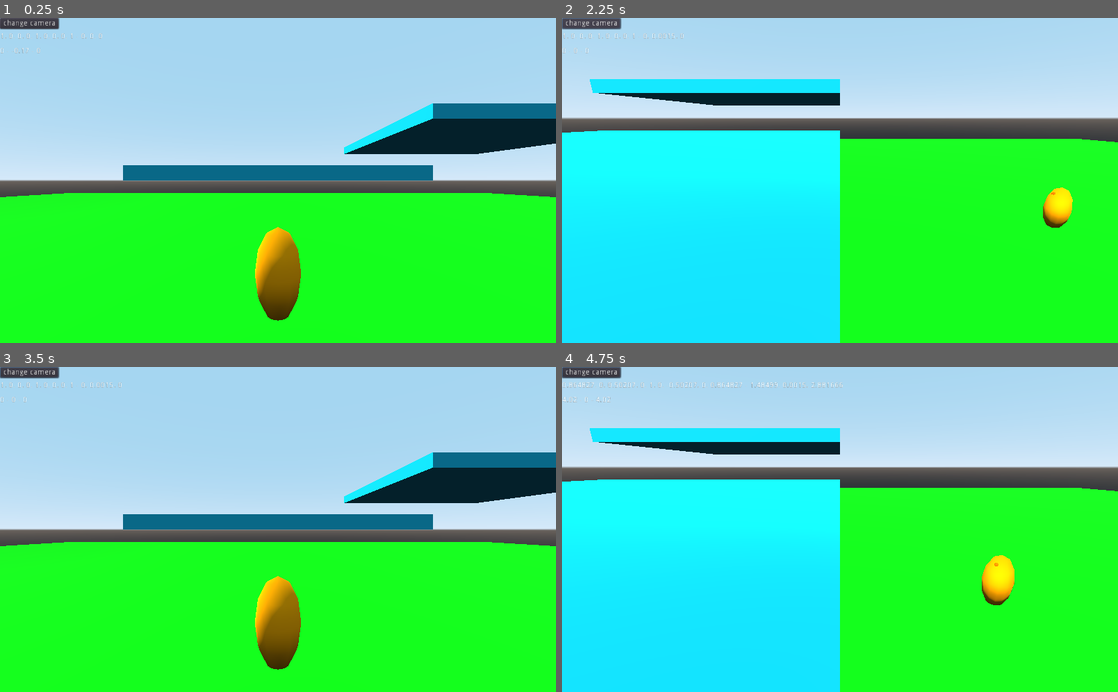
Above: before the commit, frames 1-4 (two rows, left to right).
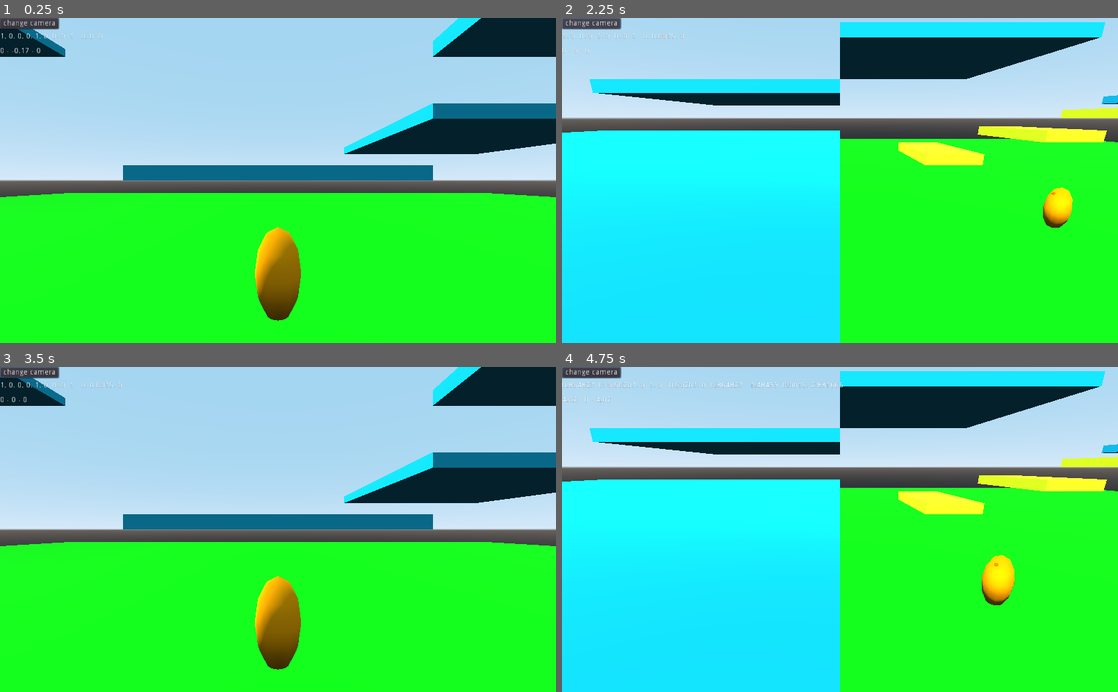
Above: after the commit, the same moments.

Repository: albesca/Test3dPlatformer
Game: Godot game, scene res://Assets/Scenes/Level.tscn
Same seed, same stepped clock (60 frames per second), same inputs: the game is played once before the commit and once after it.
Inputs (mouse positions are in pixels of both pictures, inside the frame that each line leads up to):
- Up to frame 1 (0.25 s): no input
- Up to frame 2 (2.25 s): click "change camera" at 0.5 s; click "change camera" at 1.25 s; click "change camera" at 2 s
- Up to frame 3 (3.5 s): tap Enter at 2.75 s; move the mouse to (400, 513) at 2.77 s; click (400, 513) at 2.92 s
- Up to frame 4 (4.75 s): tap Space at 3.5 s; drag from (728, 545) to (812, 594) at 3.52 s; move the mouse to (895, 458) at 4.27 s; click (895, 458) at 4.42 s

The runs differ from the first frame. In frame 1, 3.3% of the frame differs, in the area x 0-100%, y 0-12%; in frame 2, 8.7%, in the area x 50-100%, y 1-46%; in frame 3, 3.3%; in frame 4, 8.7%.

Commit message:
basic level layout

Diff:
--- /dev/null
+++ b/Assets/Scenes/Ledge.tscn
@@ -0,0 +1,26 @@
+[gd_scene load_steps=4 format=2]
+
+[ext_resource path="res://Assets/Scripts/Platform.gd" type="Script" id=1]
+
+[sub_resource type="BoxShape" id=1]
+extents = Vector3( 5, 0.5, 2.5 )
+
+[sub_resource type="SpatialMaterial" id=2]
+albedo_color = Color( 0.886275, 1, 0.105882, 1 )
+
+[node name="Ledge" type="StaticBody"]
+collision_layer = 8
+collision_mask = 0
+script = ExtResource( 1 )
+
+[node name="CollisionShape" type="CollisionShape" parent="."]
+transform = Transform( 1, 0, 0, 0, 1, 0, 0, 0, 1, 0, -0.5, 0 )
+shape = SubResource( 1 )
+
+[node name="CSGBox" type="CSGBox" parent="."]
+transform = Transform( 1, 0, 0, 0, 1, 0, 0, 0, 1, 0, -0.5, 0 )
+width = 10.0
+height = 1.0
+depth = 5.0
+material = SubResource( 2 )
+[connection signal="input_event" from="." to="." method="set_destination"]
--- a/Assets/Scenes/Level.tscn
+++ b/Assets/Scenes/Level.tscn
@@ -1,9 +1,10 @@
-[gd_scene load_steps=5 format=2]
+[gd_scene load_steps=6 format=2]
 
 [ext_resource path="res://Assets/Scenes/Ground.tscn" type="PackedScene" id=1]
 [ext_resource path="res://Assets/Scripts/Level.gd" type="Script" id=2]
 [ext_resource path="res://Assets/Scenes/Player.tscn" type="PackedScene" id=3]
 [ext_resource path="res://Assets/Scenes/Platform.tscn" type="PackedScene" id=4]
+[ext_resource path="res://Assets/Scenes/Ledge.tscn" type="PackedScene" id=5]
 
 [node name="Level" type="Spatial"]
 script = ExtResource( 2 )
@@ -51,15 +52,55 @@
 transform = Transform( -1.62921e-07, -0.258819, 0.965926, 0, 0.965926, 0.258819, -1, 4.2167e-08, -1.57369e-07, 10, 5, 10 )
 
 [node name="Platform" parent="." instance=ExtResource( 4 )]
-transform = Transform( 1, 0, 0, 0, 1, 0, 0, 0, 1, 20, 1, -15 )
+transform = Transform( 1, 0, 0, 0, 1, 0, 0, 0, 1, 37.5, 20, 15 )
+
+[node name="Platform5" parent="." instance=ExtResource( 4 )]
+transform = Transform( 1, 0, 0, 0, 1, 0, 0, 0, 1, 17.5, 16, -5 )
 
 [node name="Platform3" parent="." instance=ExtResource( 4 )]
 transform = Transform( 1, 0, 0, 0, 1, 0, 0, 0, 1, 0, 4, 20 )
 
 [node name="Platform2" parent="." instance=ExtResource( 4 )]
 transform = Transform( 1, 0, 0, 0, 1, 0, 0, 0, 1, -20, 8, 20 )
+
+[node name="Platform6" parent="." instance=ExtResource( 4 )]
+transform = Transform( 1, 0, 0, 0, 1, 0, 0, 0, 1, -20, 12, 0 )
+
+[node name="Platform4" parent="." instance=ExtResource( 4 )]
+transform = Transform( 1, 0, 0, 0, 1, 0, 0, 0, 1, -15, 8, -37.5 )
+
+[node name="Ledge" parent="." instance=ExtResource( 5 )]
+transform = Transform( 1, 0, 0, 0, 1, 0, 0, 0, 1, -15, 2, 0 )
+
+[node name="Ledge2" parent="." instance=ExtResource( 5 )]
+transform = Transform( 1, 0, 0, 0, 1, 0, 0, 0, 1, -15, 4, -10 )
+
+[node name="Ledge3" parent="." instance=ExtResource( 5 )]
+transform = Transform( 1, 0, 0, 0, 1, 0, 0, 0, 1, -15, 6, -20 )
+
+[node name="Ledge4" parent="." instance=ExtResource( 5 )]
+transform = Transform( -1.62921e-07, 0, 1, 0, 1, 0, -1, 0, -1.62921e-07, 2.5, 10, -37.5 )
+
+[node name="Ledge7" parent="." instance=ExtResource( 5 )]
+transform = Transform( -1.62921e-07, 0, 1, 0, 1, 0, -1, 0, -1.62921e-07, -1.25, 14, -2.5 )
+
+[node name="Ledge5" parent="." instance=ExtResource( 5 )]
+transform = Transform( 0.707107, 0, 0.707107, 0, 1, 0, -0.707107, 0, 0.707107, 12.5, 12, -32.5 )
+
+[node name="Ledge6" parent="." instance=ExtResource( 5 )]
+transform = Transform( 1, 0, 0, 0, 1, 0, 0, 0, 1, 17.5, 14, -22.5 )
 [connection signal="set_destination" from="Gound" to="." method="set_destination"]
 [connection signal="pressed" from="Button" to="." method="switch_camera"]
 [connection signal="set_destination" from="Platform" to="." method="set_destination"]
+[connection signal="set_destination" from="Platform5" to="." method="set_destination"]
 [connection signal="set_destination" from="Platform3" to="." method="set_destination"]
 [connection signal="set_destination" from="Platform2" to="." method="set_destination"]
+[connection signal="set_destination" from="Platform6" to="." method="set_destination"]
+[connection signal="set_destination" from="Platform4" to="." method="set_destination"]
+[connection signal="set_destination" from="Ledge" to="." method="set_destination"]
+[connection signal="set_destination" from="Ledge2" to="." method="set_destination"]
+[connection signal="set_destination" from="Ledge3" to="." method="set_destination"]
+[connection signal="set_destination" from="Ledge4" to="." method="set_destination"]
+[connection signal="set_destination" from="Ledge7" to="." method="set_destination"]
+[connection signal="set_destination" from="Ledge5" to="." method="set_destination"]
+[connection signal="set_destination" from="Ledge6" to="." method="set_destination"]
